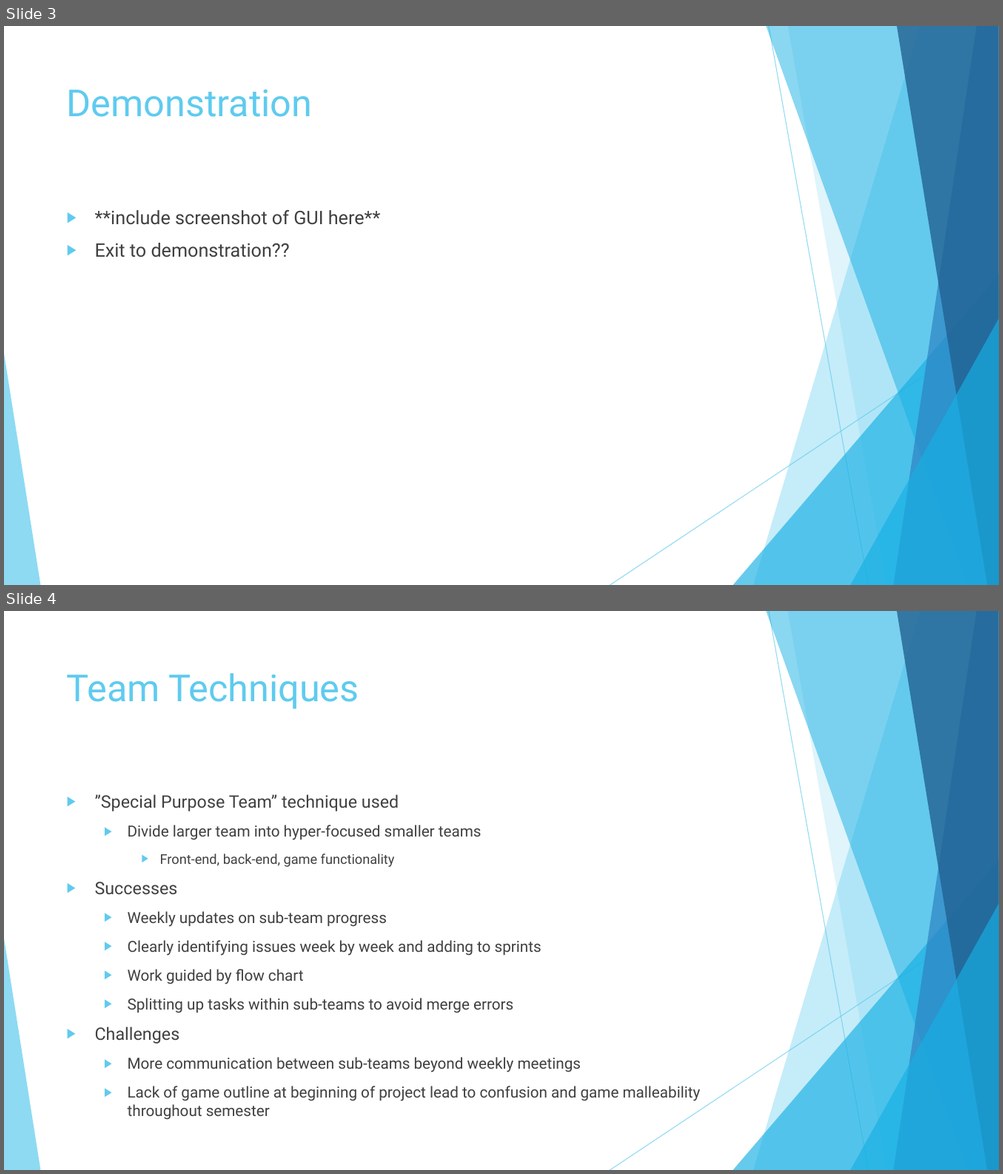
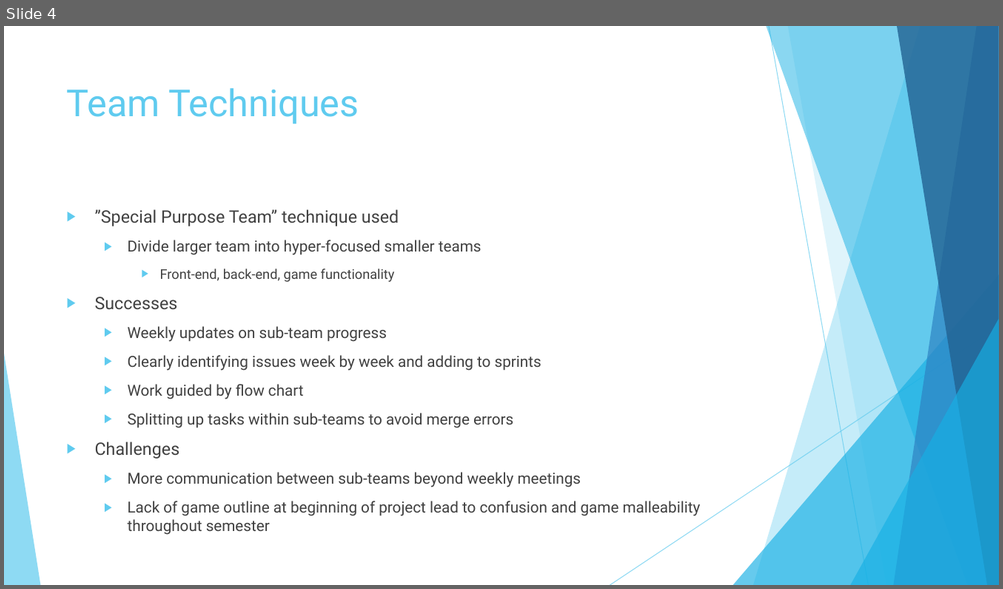
Before and after one commit to fazeelabbasi/CRASH, a slide deck: docs/CMPE 320 Final Group Presentation.pptx. Shown one above the other, each under a label of ours: slides 3 and 4 before the commit, slide 4 after it. The pictures are 1003x1174 and 1003x589 pixels, drawn with LibreOffice and Linux fonts; fonts in the diff are those of the drawing. Boxes give left, top, right and bottom in pixels: in the first picture for what was removed or moved away, otherwise in the second. Text is boxed around its words. In the diff, an @@ line names an element or a change of style, - is before the commit and + after.

```diff
--- a/docs/CMPE 320 Final Group Presentation.pptx
+++ b/docs/CMPE 320 Final Group Presentation.pptx
@@ slide 3 removed at (4, 26, 999, 585), background #FFFFFF; not listed: 10 template elements that a slide beside it also shows @@
@@ title removed at (67, 89, 313, 117) @@
-Demonstration
@@ text removed at (95, 210, 381, 258) @@
-▶ **include screenshot of GUI here**
-▶ Exit to demonstration??
```
Also in this commit, not shown: 6 slides changed, 2 slides added, 2 other slides removed, 5 other files.
